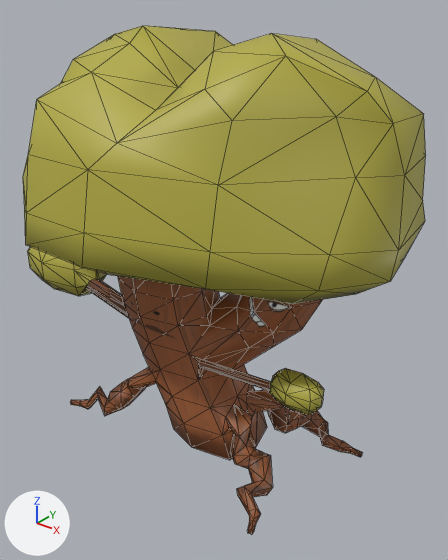
The FBX model KoroSura/FBX/FBXModel/treant_my.fbx, before and after one commit.
One viewpoint serves both versions: a 50 mm camera at (1.366, -1.576, 1.653) aimed at (0.028, 0.096, 0.616). Lighting does not change. The marker at lower left points along +X, +Y and +Z. Mesh edges are drawn as thin lines. Where no turn or scale is listed for an object, it has been applied to the vertices.
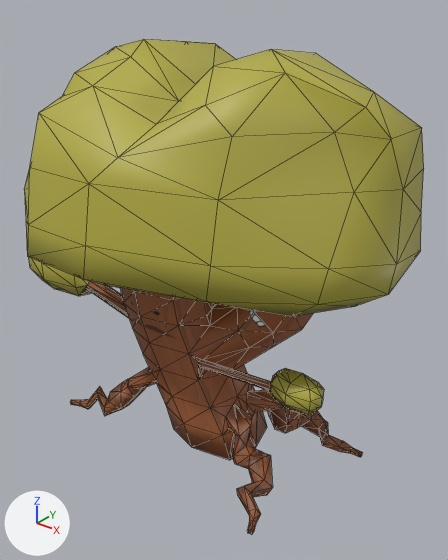
The newer file is also rescaled (x1.837), turned or shifted as a whole; pictures and numbers use the older file's frame.

Location of each change, [x1, y1, x2, y2] in pixels of the pictures (448 x 560 px; the box of a moved part takes in the faces that stretch with it):
```json
{"object": "pCube6", "change": "reshaped", "before": [23, 26, 426, 534], "after": [24, 39, 424, 534]}
{"part": 1, "of": "me_mesh", "change": "moved or reshaped", "before": [390, 201, 425, 281], "after": [388, 213, 421, 295]}
{"part": 2, "of": "me_mesh", "change": "moved or reshaped", "before": [23, 26, 426, 304], "after": [24, 39, 424, 317]}
```

Scene script edits in JSON lines:
```json
{"block": "me_mesh", "where": "# used by ob_pcube6; location = (-0.056, 0.019, 0.746)"}
{"op": "remove", "block": "me_mesh", "code": "me_mesh.from_pydata(...)  # 508 vertices, 1016 faces; spans x -0.87..0.79, y -0.5..0.62, z -0.77..0.77"}
{"op": "add", "block": "me_mesh", "code": "me_mesh.from_pydata(...)  # 508 vertices, 1016 faces; spans x -0.87..0.79, y -0.5..0.62, z -0.77..0.72"}
{"block": "me_mesh", "change": "me_mesh part 1: the 1 vertex in x 0.69, y 0.44, z 0.15 is moved by (0.0, 0.0, -0.11)"}
{"block": "me_mesh", "change": "me_mesh part 2: 80 of the vertices in x -0.67..0.79, y -0.5..0.62, z 0.03..0.77 are moved by (0.0, 0.0, -0.04)"}
```
